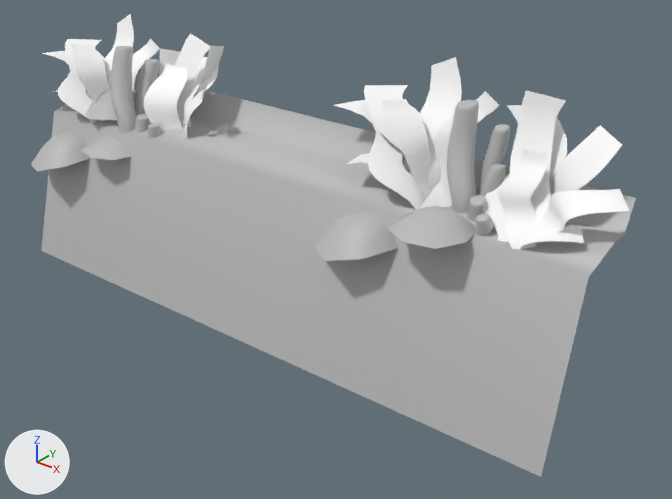
Two versions of the FBX model Puffing Billi/Assets/Meshes/Shelf1.fbx, one commit apart.
The view is the same before and after, from a 50 mm camera at (5.46, -3.41, 2.95) aimed at (2.3, 0.54, 0.51). Arrows for +X, +Y and +Z are at lower left; the lights stay in place. Where no turn or scale is listed for an object, it has been applied to the vertices.

The first picture shows 'Shelf1'.
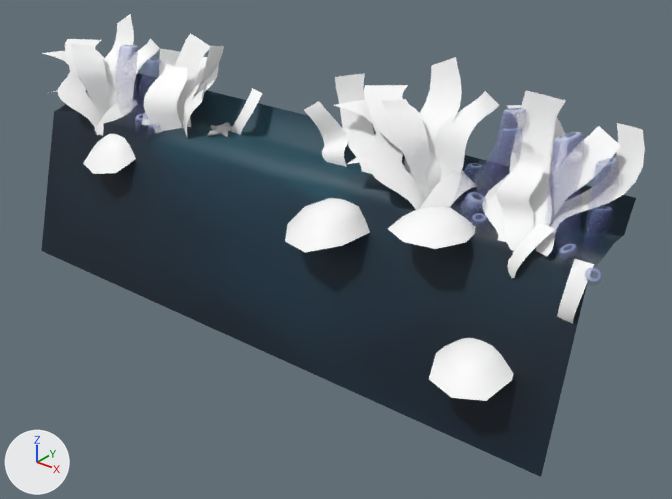
Diff of the bpy script that builds the scene:
```diff
--- a/Puffing Billi/Assets/Meshes/Shelf1.fbx.py
+++ b/Puffing Billi/Assets/Meshes/Shelf1.fbx.py
@@ mat_shelf1_2 @@
+mat_shelf1_2 = principled_material('Shelf1_2')
+mat_shelf1_2.texture = img_seafloor_12_png
@@ mat_disccoral @@
+mat_disccoral = principled_material('DiscCoral')
+mat_disccoral.base_color = (1.0, 1.0, 1.0)  # white #ffffff
@@ mat_pipes @@
+mat_pipes = bpy.data.materials.new('Pipes')
+# uses the picture img_pipes_diffuse_png
@@ me_mesh @@
-me_mesh.from_pydata(...)  # 3541 vertices, 3021 faces; spans x -0.32..4.07, y -0.06..0.96, z 0.0..1.72
+me_mesh.from_pydata(...)  # 4593 vertices, 4011 faces; spans x -0.32..4.06, y -0.14..0.96, z 0.0..1.72
+# me_mesh part 1: the loose piece of 45 vertices spanning x 3.43..3.7, y 0.28..0.56, z 0.98..1.41 is moved by (0.0, -0.01, 0.0)
+# me_mesh part 2: the loose piece of 45 vertices spanning x 3.58..3.92, y 0.36..0.76, z 1.0..1.53 is copied, and the copy is moved by (0.0, -0.01, 0.0); it spans x 3.58..3.92, y 0.34..0.74, z 1.0..1.53
+# me_mesh part 3: the loose piece of 25 vertices spanning x 0.43..0.85, y 0.05..0.49, z 0.85..0.94 is turned 19.6 degrees about the x axis through its middle, then moved by (2.91, -0.21, -0.44), in mat_disccoral (white #ffffff)
+# me_mesh part 4: the loose piece of 25 vertices spanning x 2.43..2.97, y -0.01..0.53, z 0.74..0.96 is turned 17.1 degrees about the z axis through its middle, then moved by (-0.23, 0.01, 0.0), in mat_disccoral (white #ffffff)
+# me_mesh part 5: the loose piece of 25 vertices spanning x 0.43..0.85, y 0.05..0.49, z 0.85..0.94 is copied, and the copy is turned 25.2 degrees about the x axis through its middle, then moved by (0.0, -0.03, -0.03), in mat_disccoral (white #ffffff); it spans x 0.43..0.85, y 0.06..0.46, z 0.74..0.96
+# me_mesh part 6: the loose piece of 217 vertices spanning x 3.2..3.31, y 0.54..0.73, z 1.06..1.44 is copied, and the copy is multiplied about its middle by the matrix ((1.064, 0.578, -0.267), (-0.579, 1.095, 0.062), (0.265, 0.072, 1.209)), then moved by (0.64, -0.13, -0.05), in mat_pipes; it spans x 3.85..3.96, y 0.4..0.62, z 0.95..1.45
+# me_mesh part 7: the loose piece of 30 vertices spanning x 3.26..3.6, y 0.36..0.77, z 1.0..1.16 is multiplied about its middle by the matrix ((-0.598, -0.398, 0.092), (-0.094, 0.487, -0.88), (-0.634, 0.469, 0.003)), then moved by (0.52, -0.33, -0.19)
+# me_mesh part 8: the loose piece of 30 vertices spanning x 0.95..1.31, y 0.28..0.42, z 0.74..1.01 is copied, and the copy is multiplied about its middle by the matrix ((0.75, -1.075, -0.074), (0.169, 1.064, -0.136), (0.721, 0.263, 0.327)), then moved by (0.39, 0.26, 0.3); it spans x 1.4..1.63, y 0.54..0.69, z 1.02..1.32
+# me_mesh part 9: a new loose piece of 45 vertices spanning x 2.09..2.42, y 0.5..0.63, z 0.96..1.39, in mat_plant (its picture is missing)
+# me_mesh part 10: a new loose piece of 45 vertices spanning x 3.63..4.05, y 0.27..0.88, z 0.99..1.55, in mat_plant (its picture is missing)
+# me_mesh part 11: a new loose piece of 45 vertices spanning x 2.17..2.63, y 0.47..0.76, z 0.97..1.54, in mat_plant (its picture is missing)
+# me_mesh part 12: the loose piece of 25 vertices spanning x -0.1..0.45, y -0.06..0.48, z 0.66..0.88 is deleted
+# me_mesh part 13: 25 vertices moved from x 2.4..3.77, y 0.26..0.63, z 0.98..1.33 to x 2.4..3.75, y 0.27..0.63, z 0.98..1.33; 999 vertices removed from x 3.04..4.07, y 0.29..0.76, z 0.99..1.56; 1029 vertices added at x 3.16..3.91, y 0.22..0.75, z 0.84..1.56
+# me_mesh part 14: 316 vertices moved from x 0.4..1.28, y 0.26..0.69, z 0.94..1.48 to x 0.4..1.28, y 0.3..0.71, z 0.95..1.48; 266 vertices removed from x 0.18..1.35, y 0.21..0.74, z 0.94..1.48; 241 vertices added at x 0.49..1.34, y 0.31..0.72, z 0.94..1.48
+# me_mesh part 15: 234 kept faces spanning x 0.0..4.0, y 0.0..0.72, z 0.0..1.48 get new texture (UV) coordinates
+# me_mesh part 16: 20 faces spanning x 2.96..3.38, y 0.02..0.45, z 1.0..1.08 switch from mat_lambert1 (grey #bcbcbc) to mat_disccoral (white #ffffff)
+# me_mesh part 17: 40 faces spanning x 0.0..4.0, y 0.0..0.72, z 0.0..1.22 switch from mat_lambert1 (grey #bcbcbc) to mat_shelf1_2 (picture img_seafloor_12_png)
+# me_mesh part 18: 498 faces spanning x 0.49..3.38, y 0.29..0.71, z 0.95..1.48 switch from mat_lambert1 (grey #bcbcbc) to mat_pipes
 me_mesh.materials.append(mat_plant)
```

Where the change shows, as pixel boxes (x1, y1, x2, y2) in the pictures (672 x 499 px; the box of a moved part takes in the faces that stretch with it):
'Shelf1', reshaped: before (31, 14, 636, 477); after (41, 14, 645, 477)
part 1 of me_mesh, moved or reshaped: before (498, 149, 546, 250); after (496, 150, 544, 251)
part 2 of me_mesh, added: after (549, 126, 621, 225)
part 3 of me_mesh, moved or reshaped: before (81, 136, 131, 160); after (429, 338, 513, 401)
part 4 of me_mesh, moved or reshaped: before (315, 213, 399, 261); after (285, 198, 370, 252)
part 5 of me_mesh, added: after (83, 134, 136, 174)
part 6 of me_mesh, added: after (597, 158, 616, 166)
part 7 of me_mesh, moved or reshaped (not visible before): after (557, 259, 594, 324)
part 8 of me_mesh, added: after (231, 88, 262, 135)
part 9 of me_mesh, added: after (304, 101, 348, 167)
part 10 of me_mesh, added: after (536, 123, 645, 256)
part 11 of me_mesh, added: after (335, 73, 375, 174)
part 12 of me_mesh, deleted: before (31, 133, 90, 171)
part 13 of me_mesh, moved or reshaped: before (447, 100, 629, 248); after (468, 108, 582, 278)
part 14 of me_mesh, moved or reshaped: before (85, 46, 159, 134); after (120, 45, 161, 120)
part 15 of me_mesh, surface changed: before (110, 46, 160, 132); after (120, 46, 483, 215)
part 16 of me_mesh, recoloured (grey to white): (388, 206, 476, 249) in both
part 17 of me_mesh, recoloured (grey to blue): (41, 73, 636, 477) in both
part 18 of me_mesh, recoloured: before (145, 112, 161, 138)
